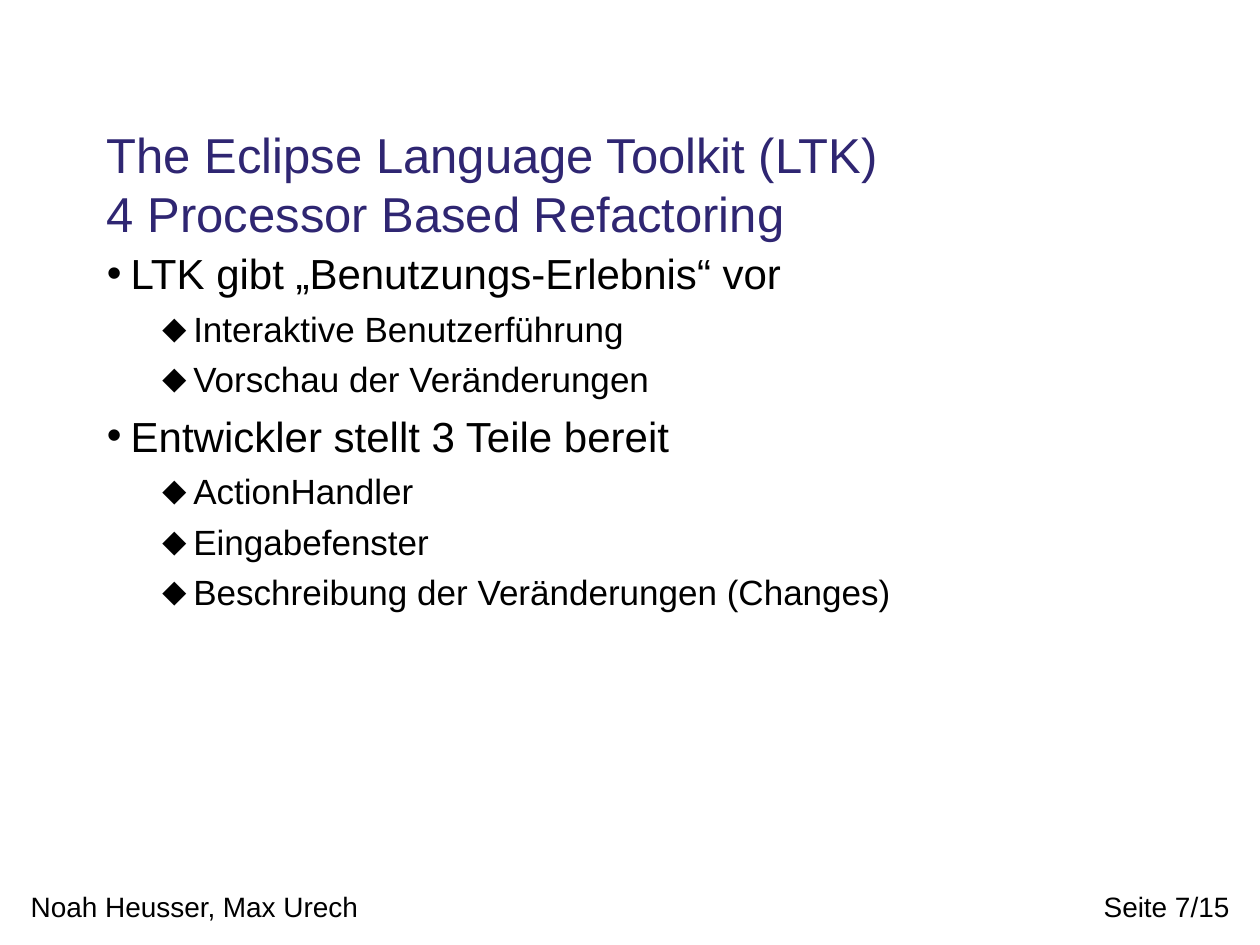
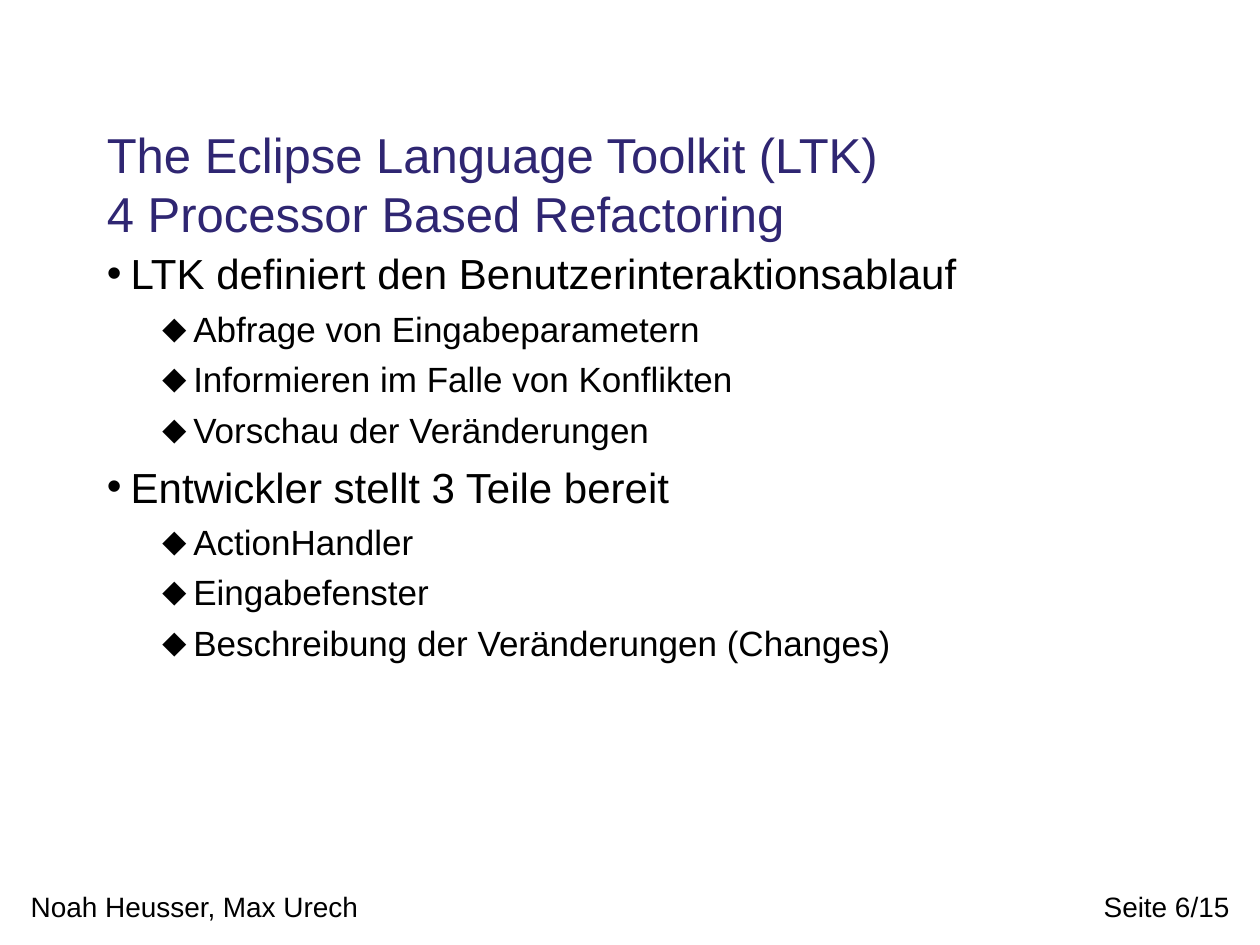
Before and after one commit to phsommer/yeti, a slide deck: slide 6 of TinyOS Refactoring/doc/presentation.odp (slide 7 before the commit). Drawn at 1260x945 pixels with LibreOffice and Linux fonts; fonts in the diff are those of the drawing; background and template pictures are left out. Boxes give left, top, right and bottom in pixels: in the first picture for what was removed or moved away, otherwise in the second. Text is boxed around its words. In the diff, an @@ line names an element or a change of style, - is before the commit and + after.

```diff
--- a/TinyOS Refactoring/doc/presentation.odp
+++ b/TinyOS Refactoring/doc/presentation.odp
@@ text at [131, 258, 956, 393]: text changed; size 24 to 20 pt @@
-• LTK gibt „Benutzungs-Erlebnis“ vor
-  ⬥ Interaktive Benutzerführung
+• LTK definiert den Benutzerinteraktionsablauf
+  ⬥ Abfrage von Eingabeparametern
+  ⬥ Informieren im Falle von Konflikten
@@ page number at [1104, 896, 1229, 918]: text changed @@
-Seite 7/15
+Seite 6/15
```
Also in this commit, not shown: 3 other slides changed, 2 slides added, 2 slides removed.
